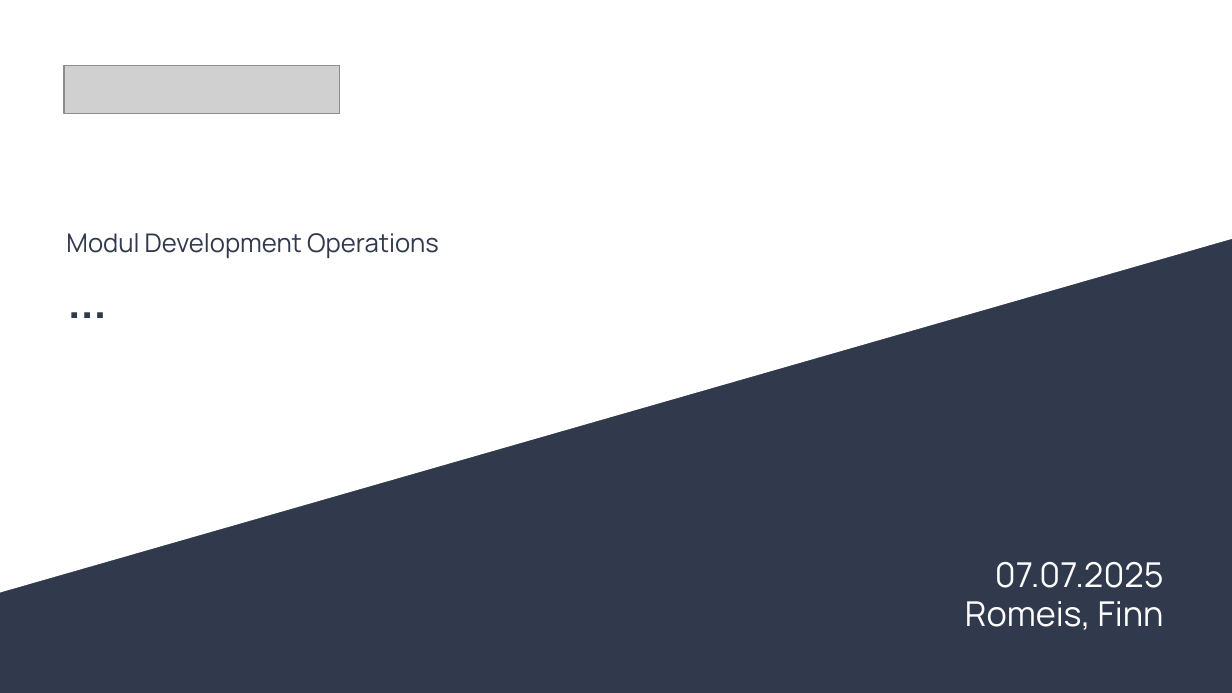
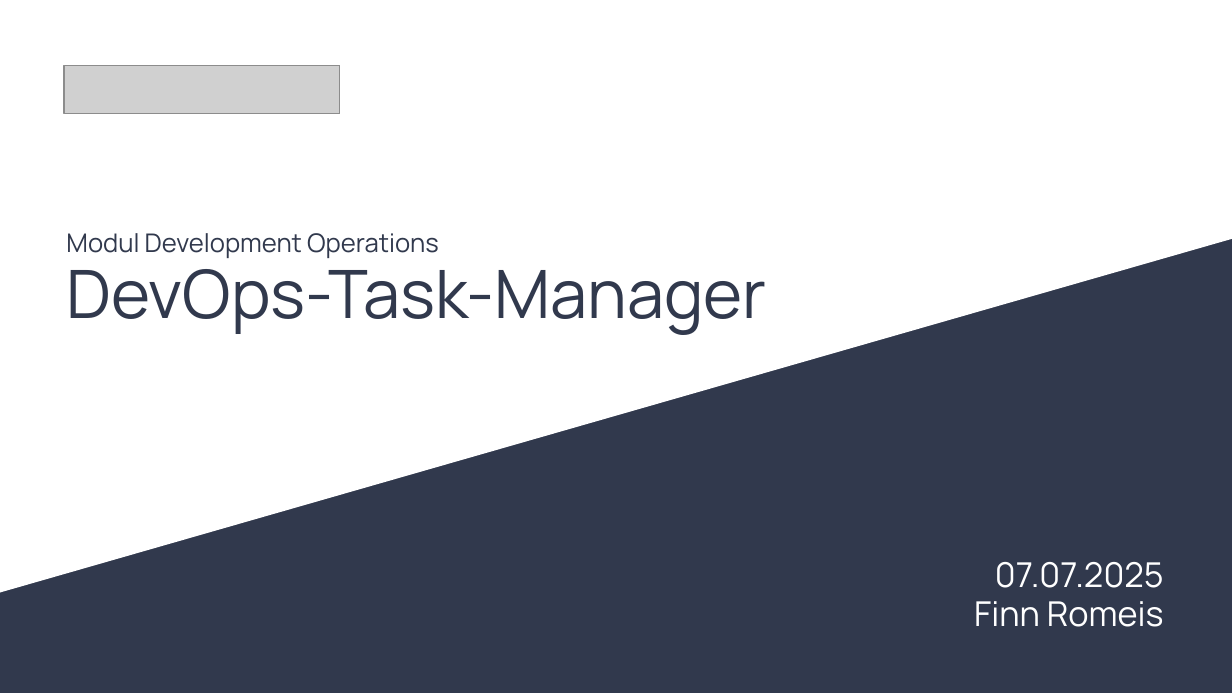
Before and after one commit to FiJoRom/DevOps-Task-Manager, a slide deck: slide 1 of Präsentation_DevOps_Romeis.pptx. Drawn at 1232x693 pixels with LibreOffice and Linux fonts; fonts in the diff are those of the drawing; grey boxes stand for pictures. Boxes give left, top, right and bottom in pixels: in the first picture for what was removed or moved away, otherwise in the second. Text is boxed around its words. In the diff, an @@ line names an element or a change of style, - is before the commit and + after.

```diff
--- a/Präsentation_DevOps_Romeis.pptx
+++ b/Präsentation_DevOps_Romeis.pptx
@@ text at box(66, 257, 766, 335): text changed @@
-…
+DevOps-Task-Manager
@@ text at box(974, 601, 1164, 627): text changed @@
-Romeis, Finn
+Finn Romeis
```
Also in this commit, not shown: 2 other slides changed, 10 slides added, 4 slides removed, 1 other file.
